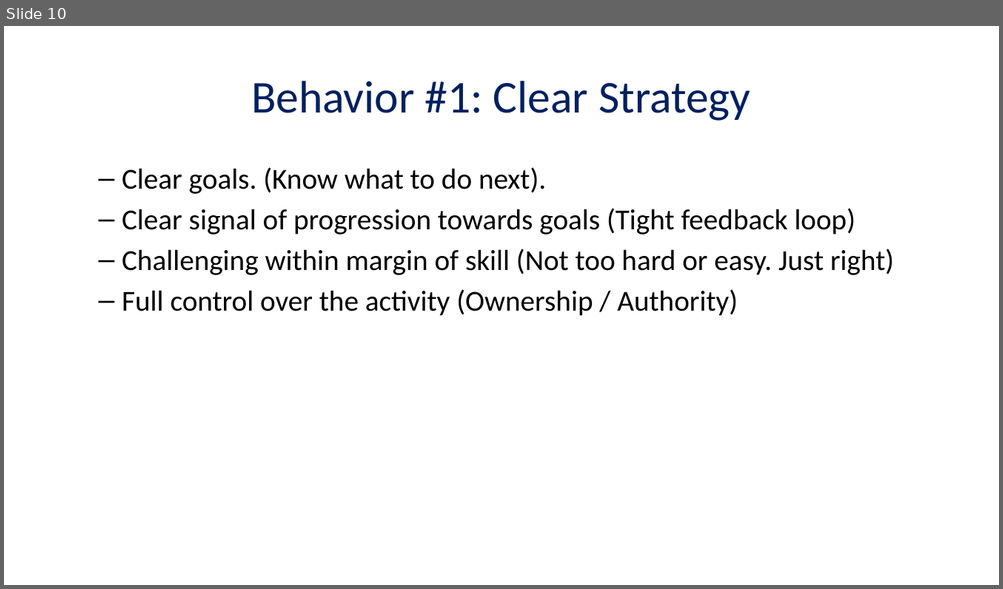
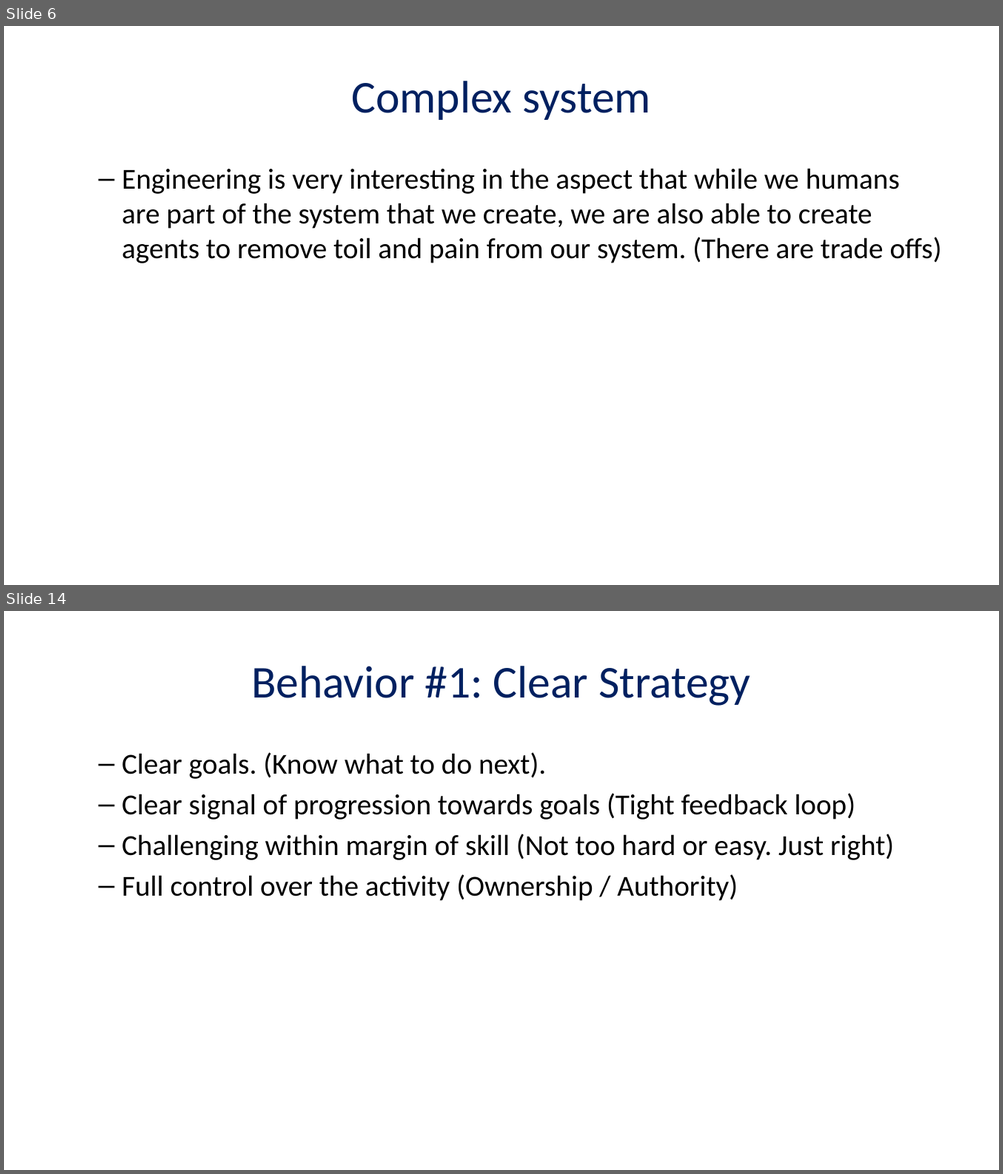
Before and after one commit to masters3d/ingenio, a slide deck: presentation/render/career_behaviors.pptx. Shown one above the other, each under a label of ours: slide 10 before the commit, slides 6 and 14 after it; the slides between them are not shown. The pictures are 1003x589 and 1003x1174 pixels, drawn with LibreOffice and Linux fonts; fonts in the diff are those of the drawing. Boxes give left, top, right and bottom in pixels: in the first picture for what was removed or moved away, otherwise in the second. Text is boxed around its words. In the diff, an @@ line names an element or a change of style, - is before the commit and + after.

```diff
--- a/presentation/render/career_behaviors.pptx
+++ b/presentation/render/career_behaviors.pptx
@@ slide 6 added at bbox=[4, 26, 999, 585], background #FFFFFF @@
@@ title added at bbox=[351, 81, 652, 120], 44 pt, text #002060 @@
+Complex system
@@ text added at bbox=[122, 168, 942, 264], 28 pt, text #000000 @@
+  – Engineering is very interesting in the aspect that while we humans are part of the system that we create, we are also able to create agents to remove toil and pain from our system. (There are trade offs)
@@ what was slide 10 is now slide 14 @@
```
Also in this commit, not shown: 8 slides changed, 15 other slides added, 5 slides removed, 7 other files.
